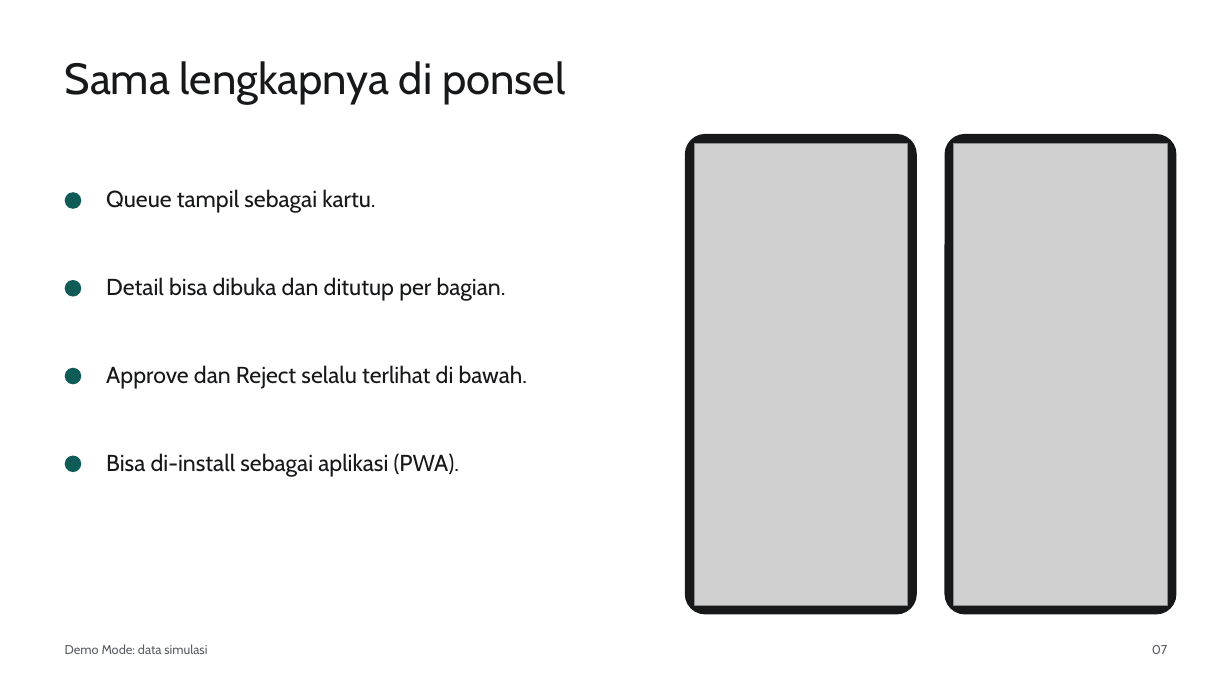
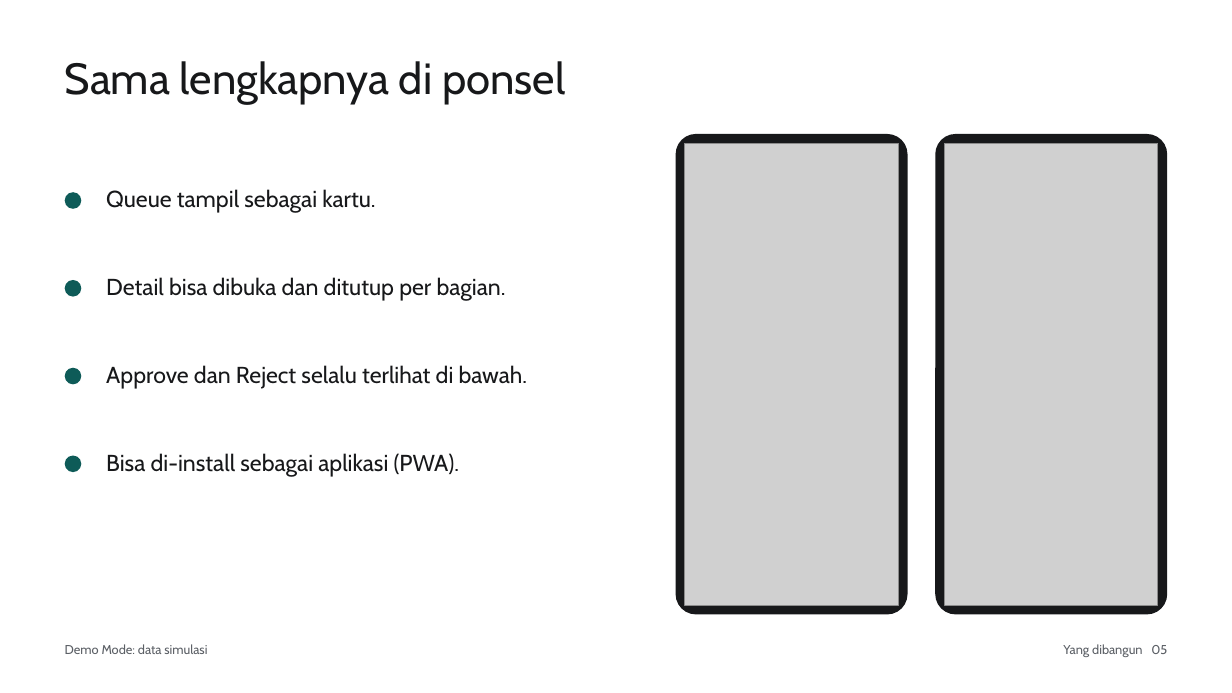
Before and after one commit to hartono0297/credit-score, a slide deck: slide 5 of 04_presentation/presentation.pptx (slide 7 before the commit). Drawn at 1232x693 pixels with LibreOffice and Linux fonts; fonts in the diff are those of the drawing; grey boxes stand for pictures. Boxes give left, top, right and bottom in pixels: in the first picture for what was removed or moved away, otherwise in the second. Text is boxed around its words. In the diff, an @@ line names an element or a change of style, - is before the commit and + after.

```diff
--- a/04_presentation/presentation.pptx
+++ b/04_presentation/presentation.pptx
@@ 2 pictures, 2 rounded rectangles moved together from (x1=685, y1=134, x2=1177, y2=615) to (x1=676, y1=134, x2=1167, y2=615) @@
@@ text at (x1=1063, y1=644, x2=1167, y2=657): text changed @@
-07
+Yang dibangun 05
```
Also in this commit, not shown: 8 other slides changed, 3 slides added, 1 slide removed, 9 other files.
